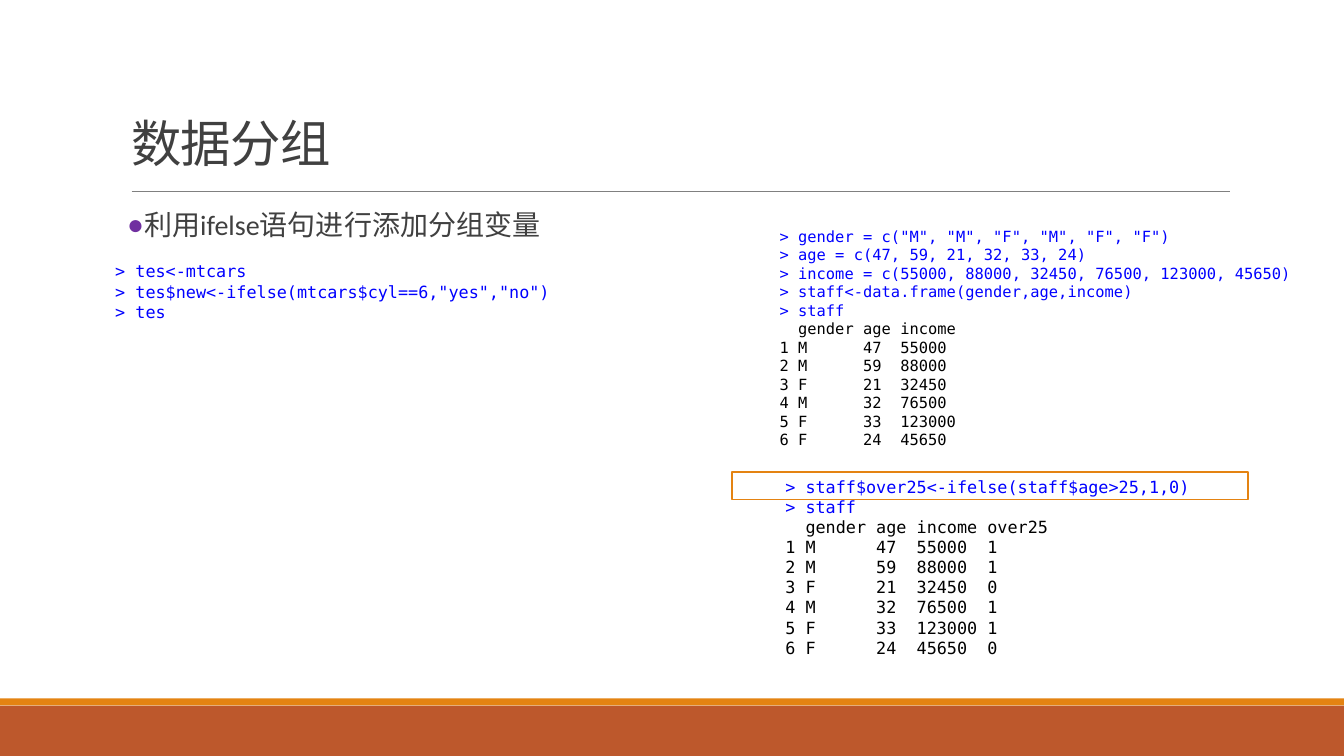
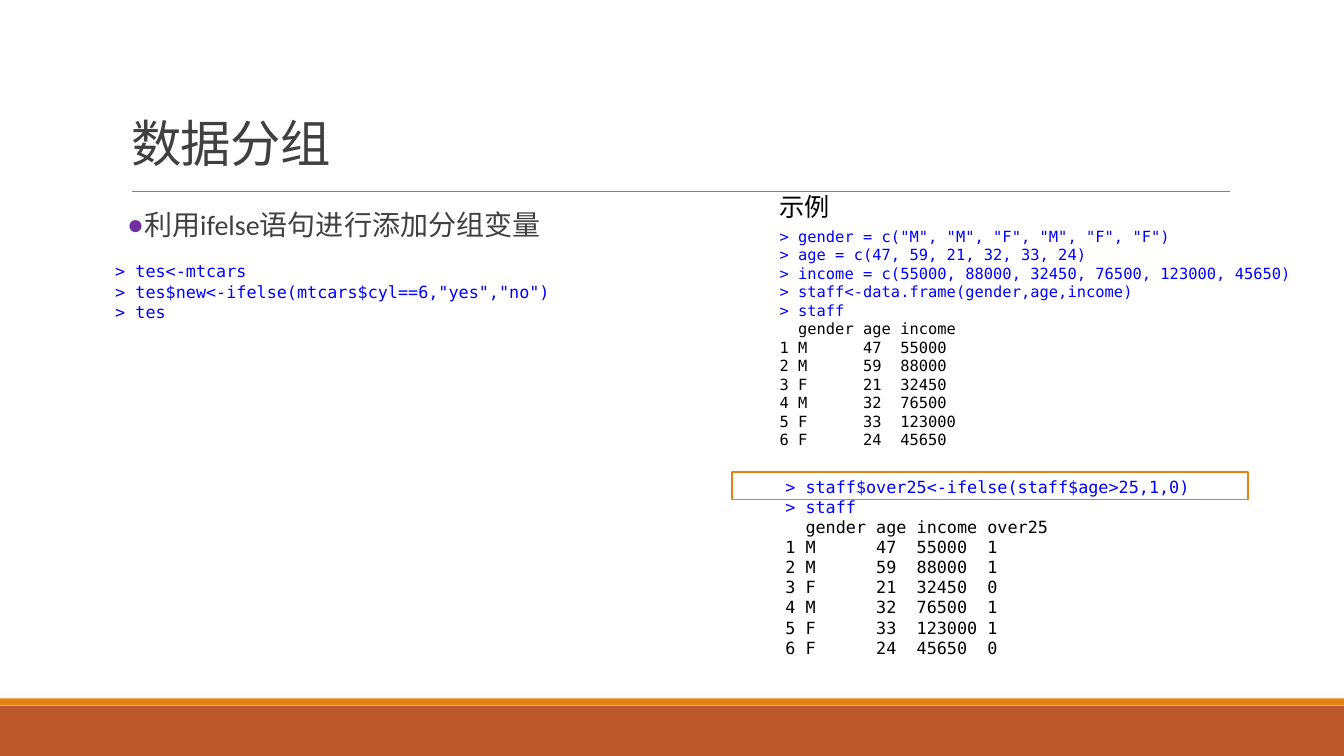
Before and after one commit to exoplanetX/DataAnalytics, a slide deck: slide 11 of 实验3-探索性分析.pptx. Drawn at 1344x756 pixels with LibreOffice and Linux fonts; fonts in the diff are those of the drawing. Boxes give left, top, right and bottom in pixels: in the first picture for what was removed or moved away, otherwise in the second. Text is boxed around its words. In the diff, an @@ line names an element or a change of style, - is before the commit and + after.

```diff
--- a/实验3-探索性分析.pptx
+++ b/实验3-探索性分析.pptx
@@ text added at <box>780,191,830,218</box>, 18 pt, text #000000 @@
+示例
```
Also in this commit, not shown: 6 other slides changed, 1 slide added, 1 slide removed.
